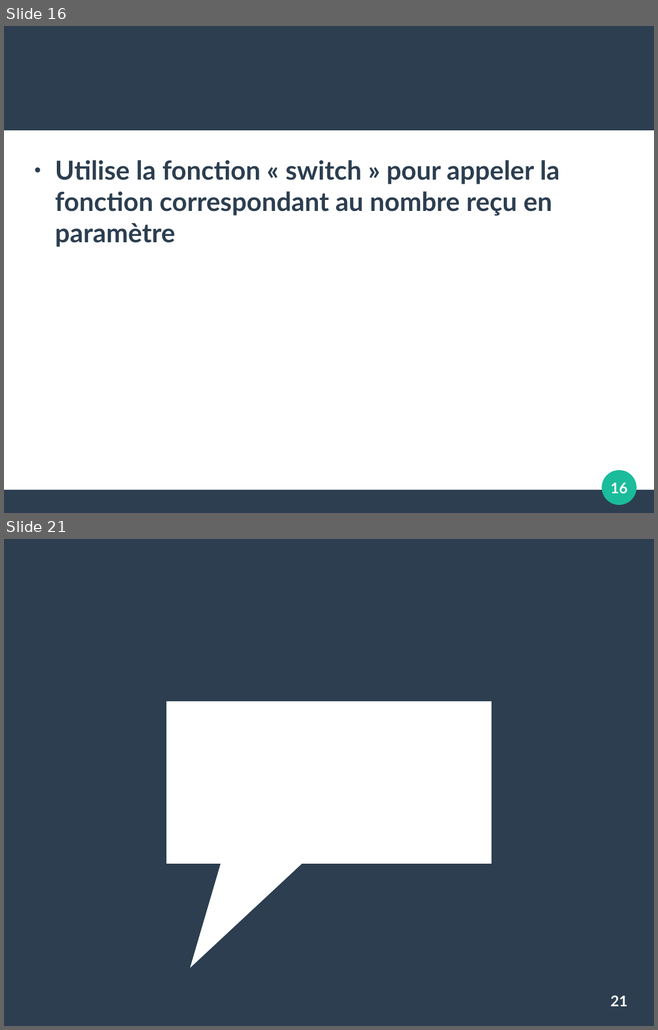
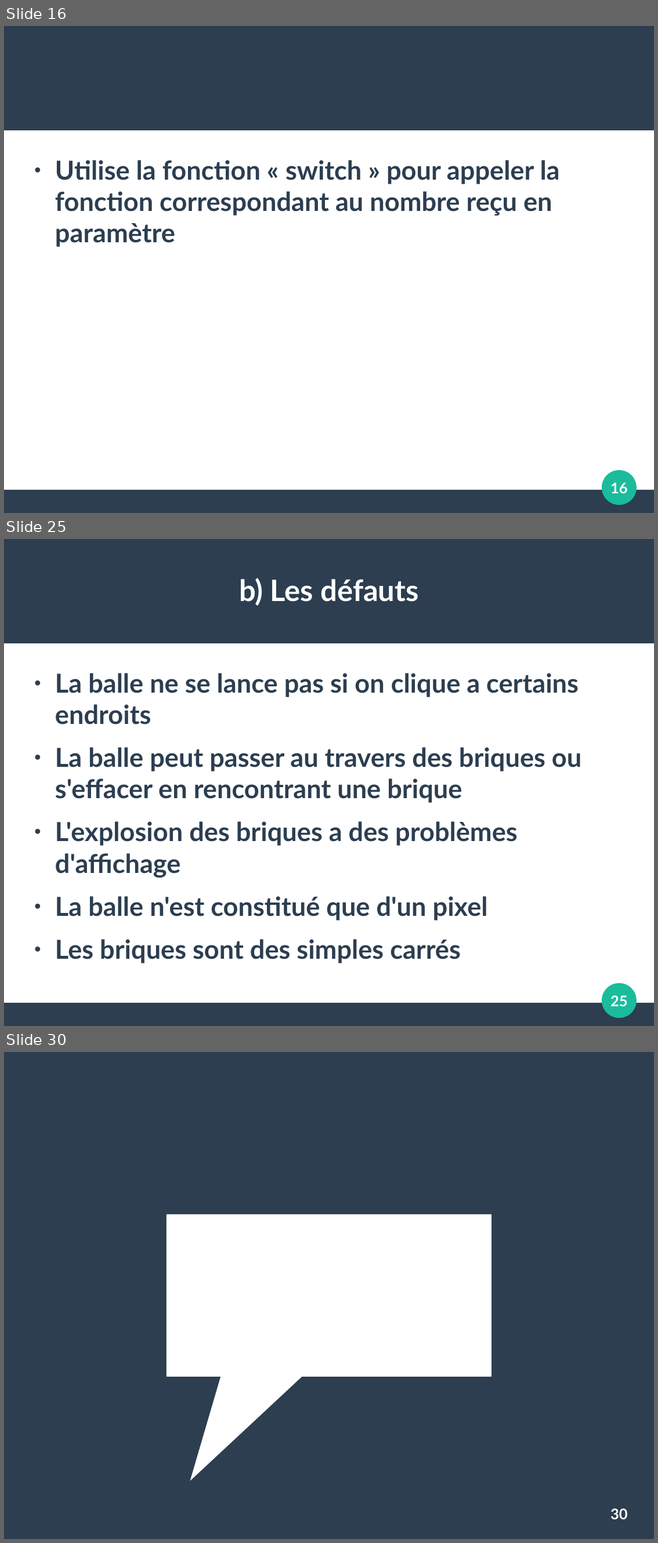
Before and after one commit to chuchodal/bbgeo_remake, a slide deck: projet_disn.odp. Shown one above the other, each under a label of ours: slides 16 and 21 before the commit, slides 16, 25 and 30 after it; the slides between them are not shown. The pictures are 658x1030 and 658x1543 pixels, drawn with LibreOffice and Linux fonts; fonts in the diff are those of the drawing. Boxes give left, top, right and bottom in pixels: in the first picture for what was removed or moved away, otherwise in the second. Text is boxed around its words. In the diff, an @@ line names an element or a change of style, - is before the commit and + after.

```diff
--- a/projet_disn.odp
+++ b/projet_disn.odp
@@ slide 25 added at (4, 539, 654, 1026), background #FFFFFF; not listed: 3 template elements that a slide beside it also shows @@
@@ title added at (239, 578, 419, 606), 36 pt, text #FFFFFF, bold @@
+b) Les défauts
@@ text added at (55, 673, 581, 964), 32 pt, text #2C3E50, bold @@
+● La balle ne se lance pas si on clique a certains endroits
+● La balle peut passer au travers des briques ou s'effacer en rencontrant une brique
+● L'explosion des briques a des problèmes d'affichage
+● La balle n'est constitué que d'un pixel
+● Les briques sont des simples carrés
@@ page number added at (610, 995, 627, 1006), 18 pt, text #FFFFFF, bold @@
+25
@@ what was slide 21 is now slide 30 @@
@@ page number at (610, 1508, 627, 1519): text changed @@
-21
+30
```
Also in this commit, not shown: 3 slides changed, 10 other slides added, 2 slides removed.
